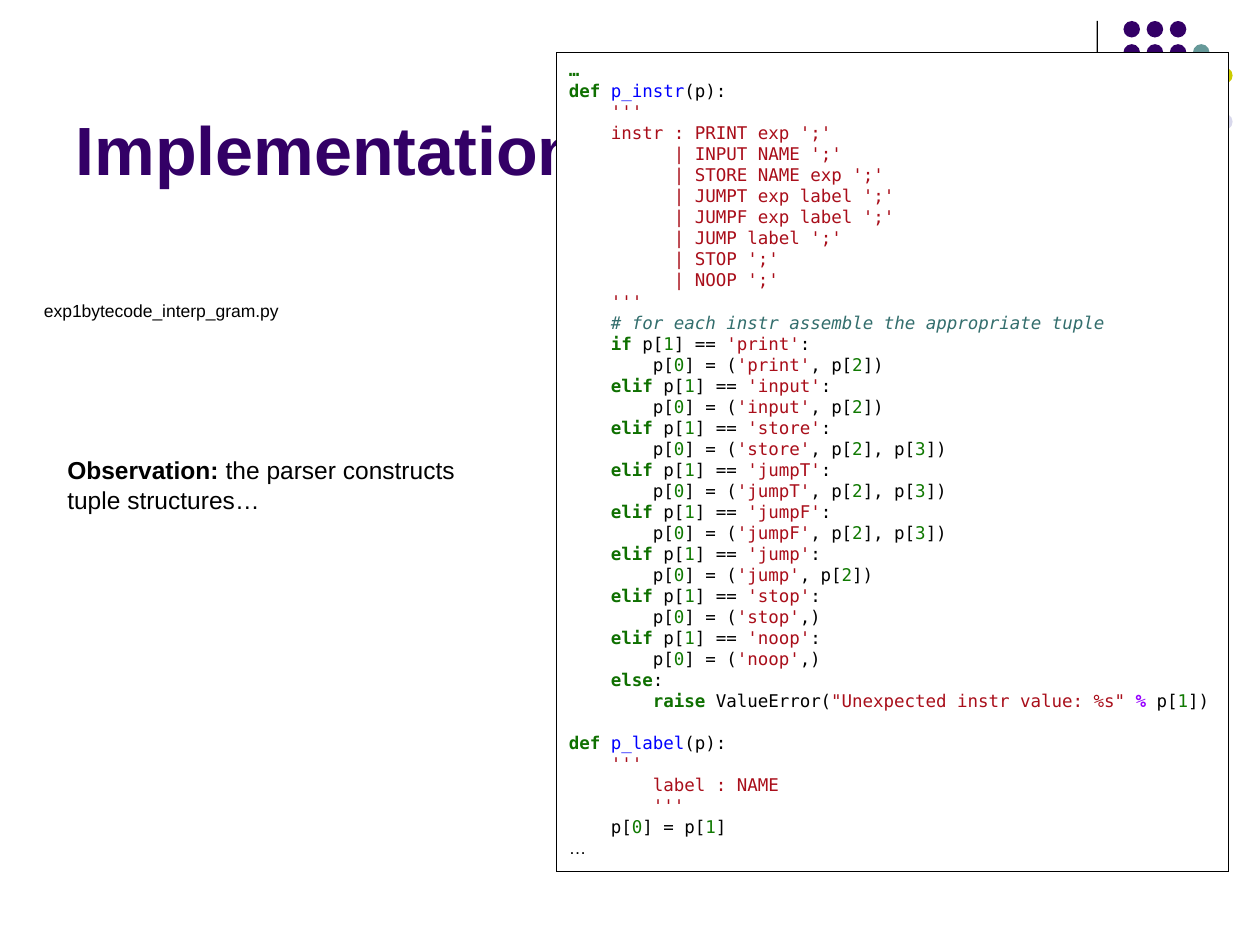
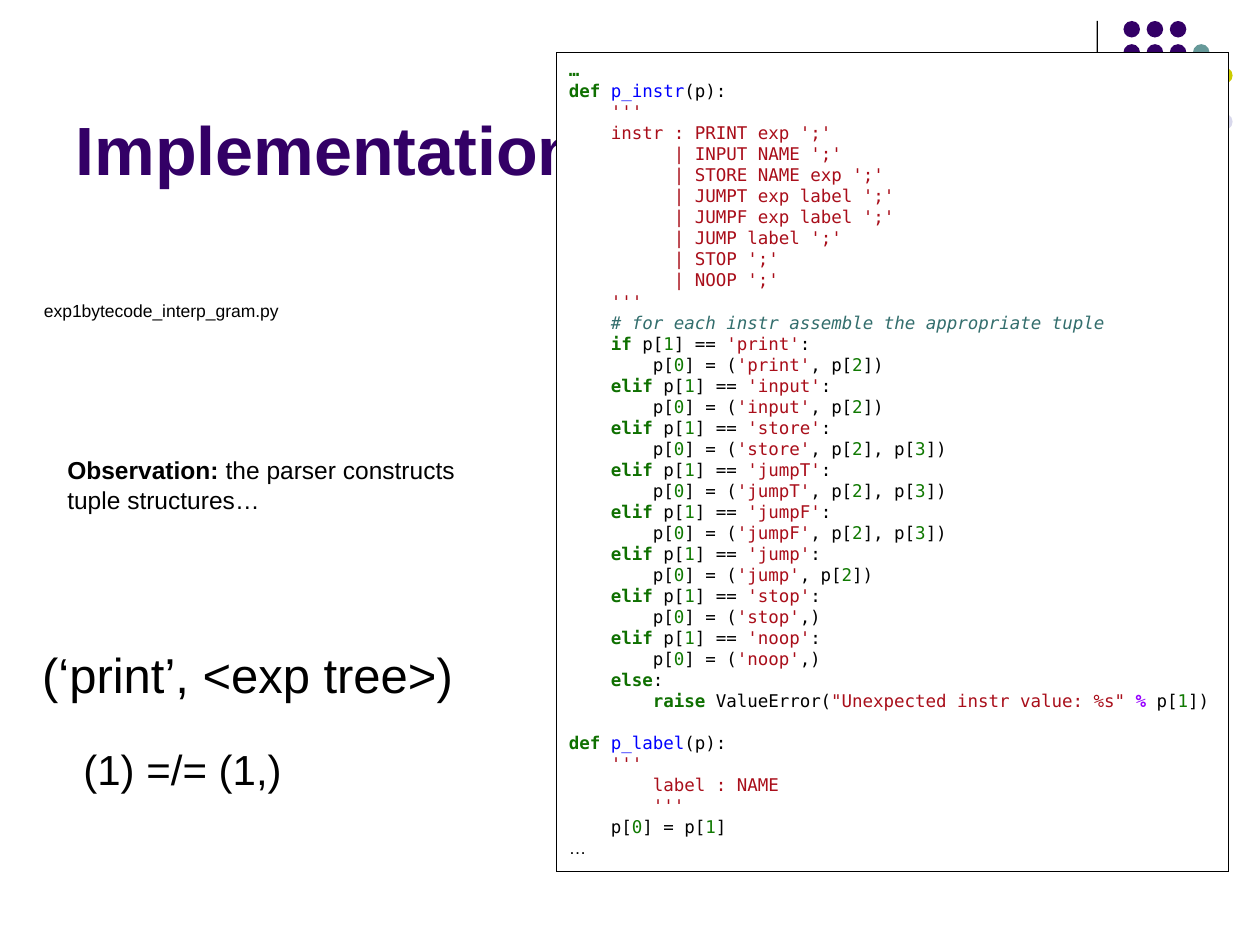
Before and after one commit to lutzhamel/CSC402, a slide deck: slide 49 of notes/csc402-ln005.pptx (slide 48 before the commit). Drawn at 1260x945 pixels with LibreOffice and Linux fonts; fonts in the diff are those of the drawing. Boxes give left, top, right and bottom in pixels: in the first picture for what was removed or moved away, otherwise in the second. Text is boxed around its words. In the diff, an @@ line names an element or a change of style, - is before the commit and + after.

```diff
--- a/notes/csc402-ln005.pptx
+++ b/notes/csc402-ln005.pptx
@@ text added at (42, 657, 453, 703), 28 pt, text #000000 @@
+(‘print’, <exp tree>)
@@ text added at (83, 754, 282, 793), 24 pt, text #000000 @@
+(1) =/= (1,)
```
Also in this commit, not shown: 37 other slides changed, 1 slide added, 5 other files.
